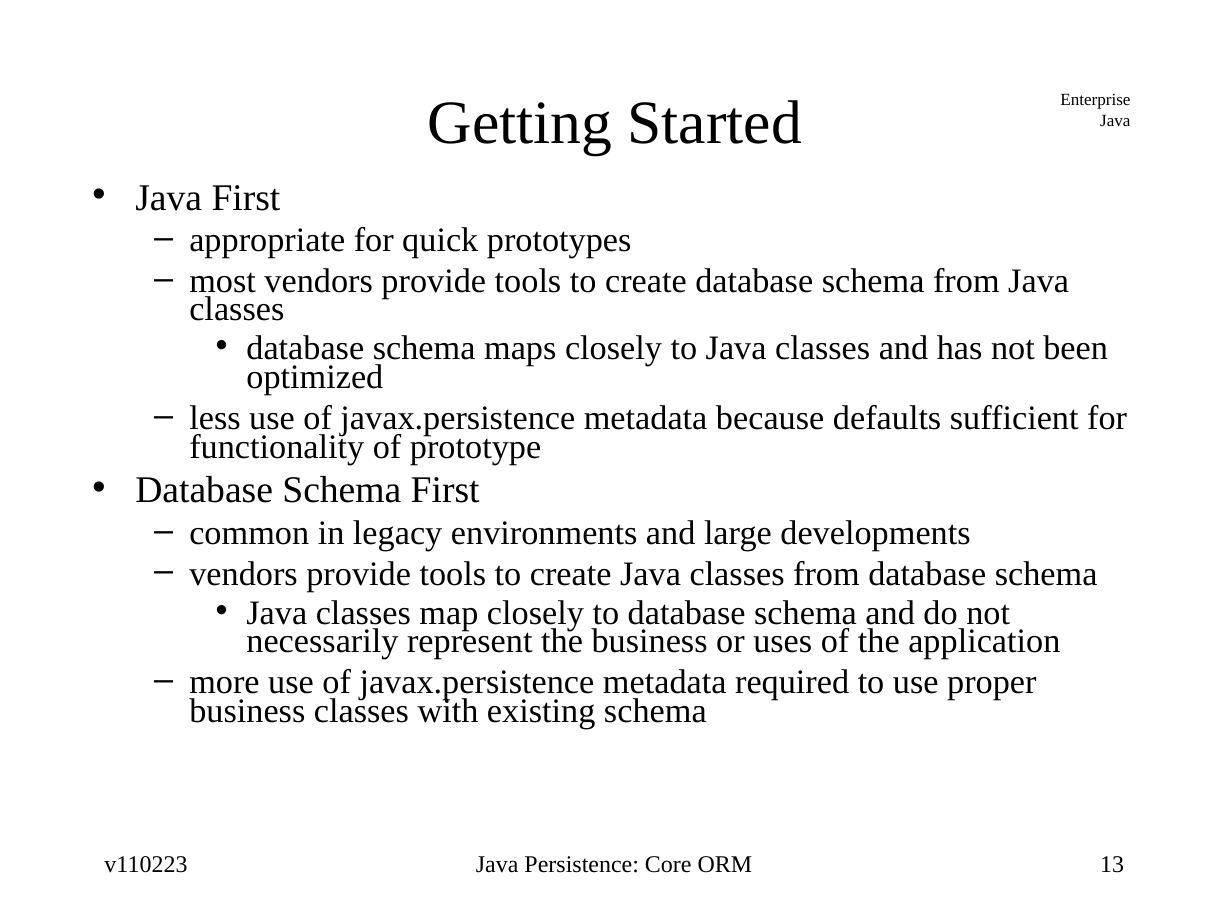
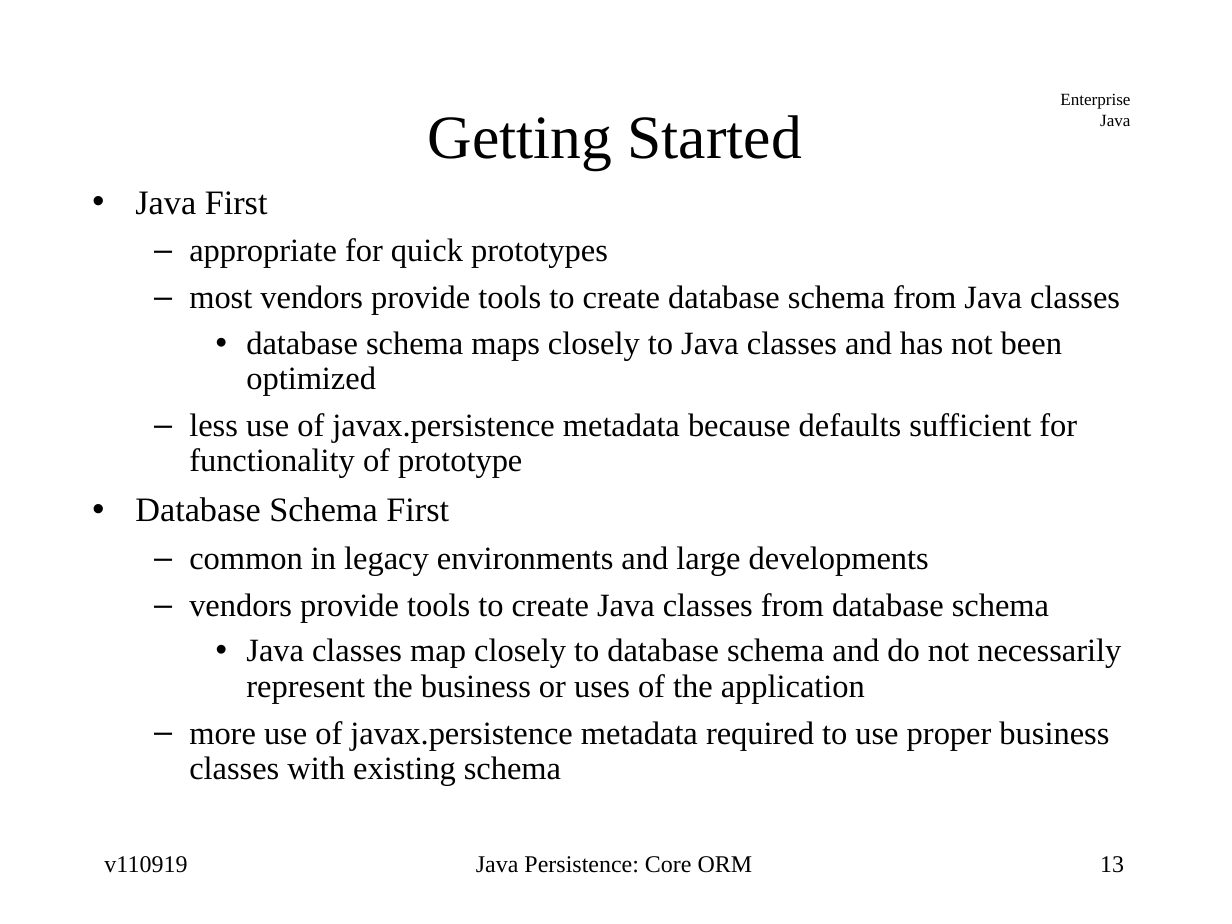
Before and after one commit to jcstaff/ejava-javaee, a slide deck: slide 13 of ormCore/src/site/resources/lectures/ormCore.ppt. Drawn at 1232x924 pixels with LibreOffice and Linux fonts; fonts in the diff are those of the drawing. Boxes give left, top, right and bottom in pixels: in the first picture for what was removed or moved away, otherwise in the second. Text is boxed around its words. In the diff, an @@ line names an element or a change of style, - is before the commit and + after.

Commit message:
updated some fonts

```diff
--- a/ormCore/src/site/resources/lectures/ormCore.ppt
+++ b/ormCore/src/site/resources/lectures/ormCore.ppt
@@ title "Getting Started" at [428, 115, 802, 169]: line spacing 0.43 to 1 @@
@@ text "Java First" at [135, 191, 1121, 785]: size 22 to 20 pt in "Java First", "Database Schema First"; size 20 to 19 pt; line spacing 0.7 to 0.9 @@
@@ text at [104, 856, 187, 873]: text changed @@
-v110223
+v110919
```
Also in this commit, not shown: 96 other slides changed.
